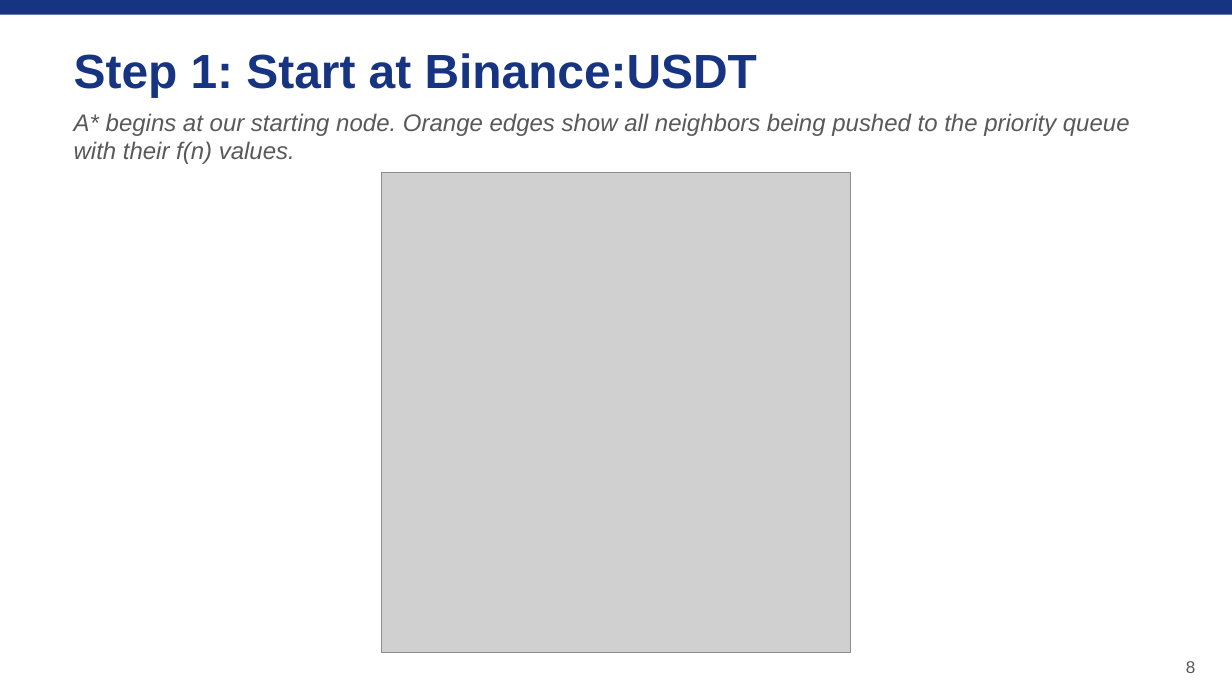
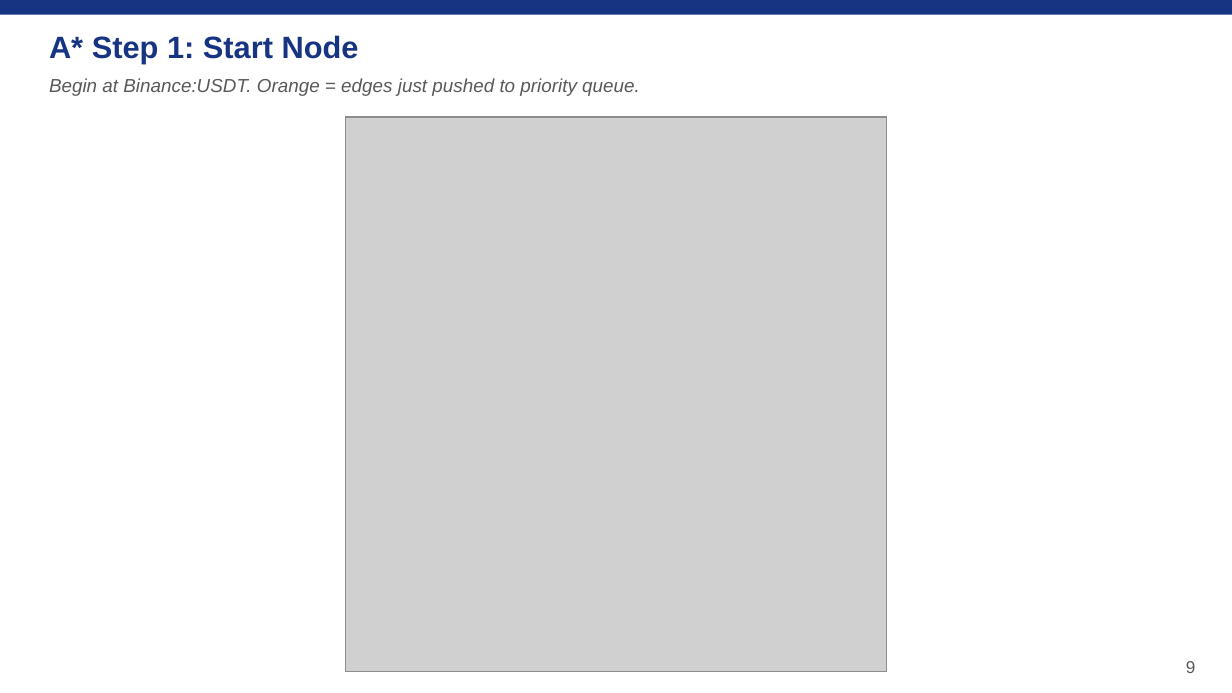
Before and after one commit to kevinl03/Stablecoin-CrossExchange-Arbitrage, a slide deck: slide 9 of astar_arbitrage_deck.pptx (slide 8 before the commit). Drawn at 1232x693 pixels with LibreOffice and Linux fonts; fonts in the diff are those of the drawing; grey boxes stand for pictures. Boxes give left, top, right and bottom in pixels: in the first picture for what was removed or moved away, otherwise in the second. Text is boxed around its words. In the diff, an @@ line names an element or a change of style, - is before the commit and + after.

Commit message:
fix: Less text, more visuals, larger demo frames in deck
- Split crypto/stablecoins into card-based visual layouts
- Added pegging mechanisms slide (fiat-backed, over-collat, algo)
- Arbitrage slide uses price cards + arrow instead of bullet wall
- Demo frames now 5 slides at near-full-bleed (9.5in wide)
- Reduced bullet count to 3-5 per slide max

```diff
--- a/astar_arbitrage_deck.pptx
+++ b/astar_arbitrage_deck.pptx
@@ text at (49, 35, 359, 64): text changed; size 28 to 18 pt @@
-Step 1: Start at Binance:USDT
+A* Step 1: Start Node
@@ text at (49, 78, 640, 96): text changed; size 14 to 11 pt @@
-A* begins at our starting node. Orange edges show all neighbors being pushed to the priority queue with their f(n) values.
+Begin at Binance:USDT. Orange = edges just pushed to priority queue.
@@ picture: place and size @@
-picture at (382, 172, 851, 653)
+picture at (345, 117, 886, 671)
@@ text at (1186, 661, 1196, 673): text changed @@
-8
+9
```
Also in this commit, not shown: 6 other slides changed, 7 slides added, 4 slides removed, 1 other file.
